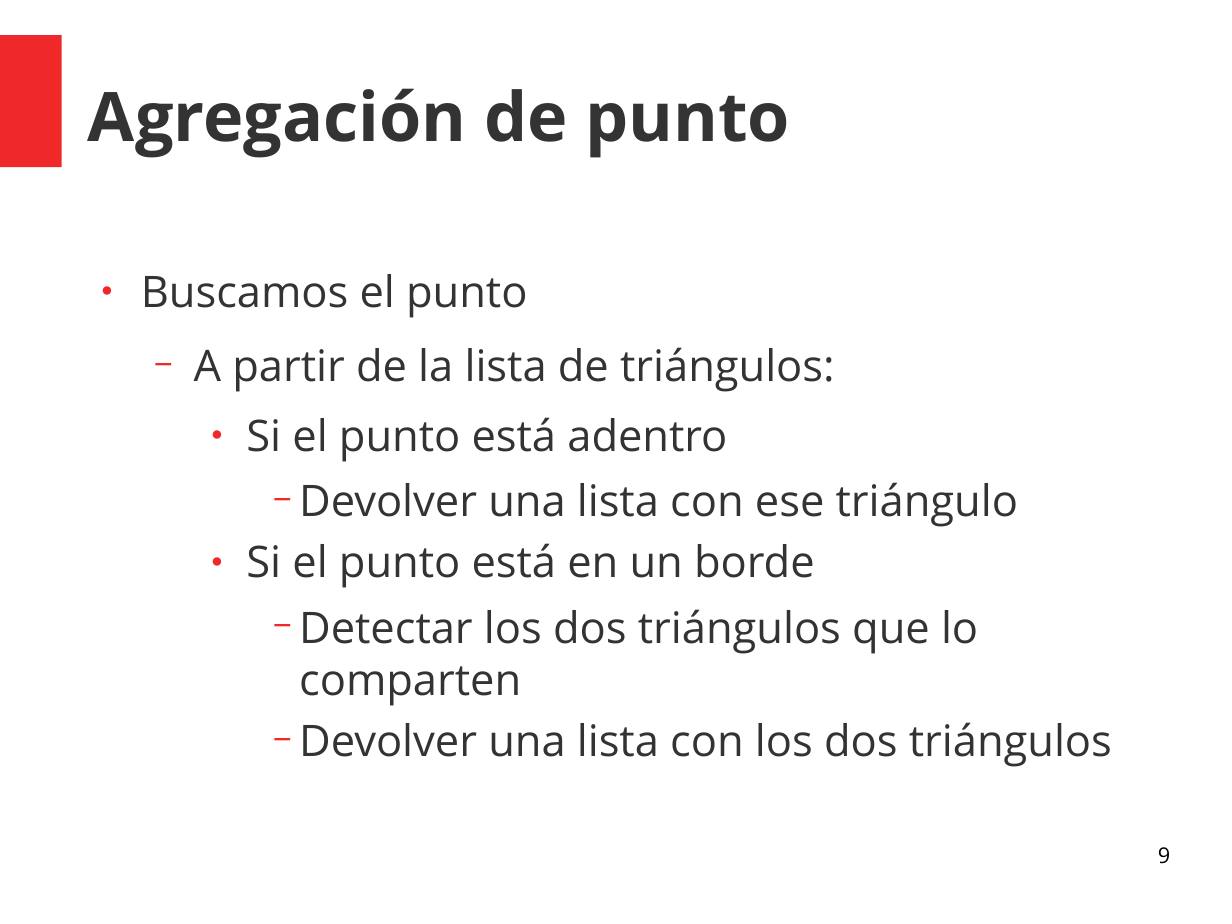
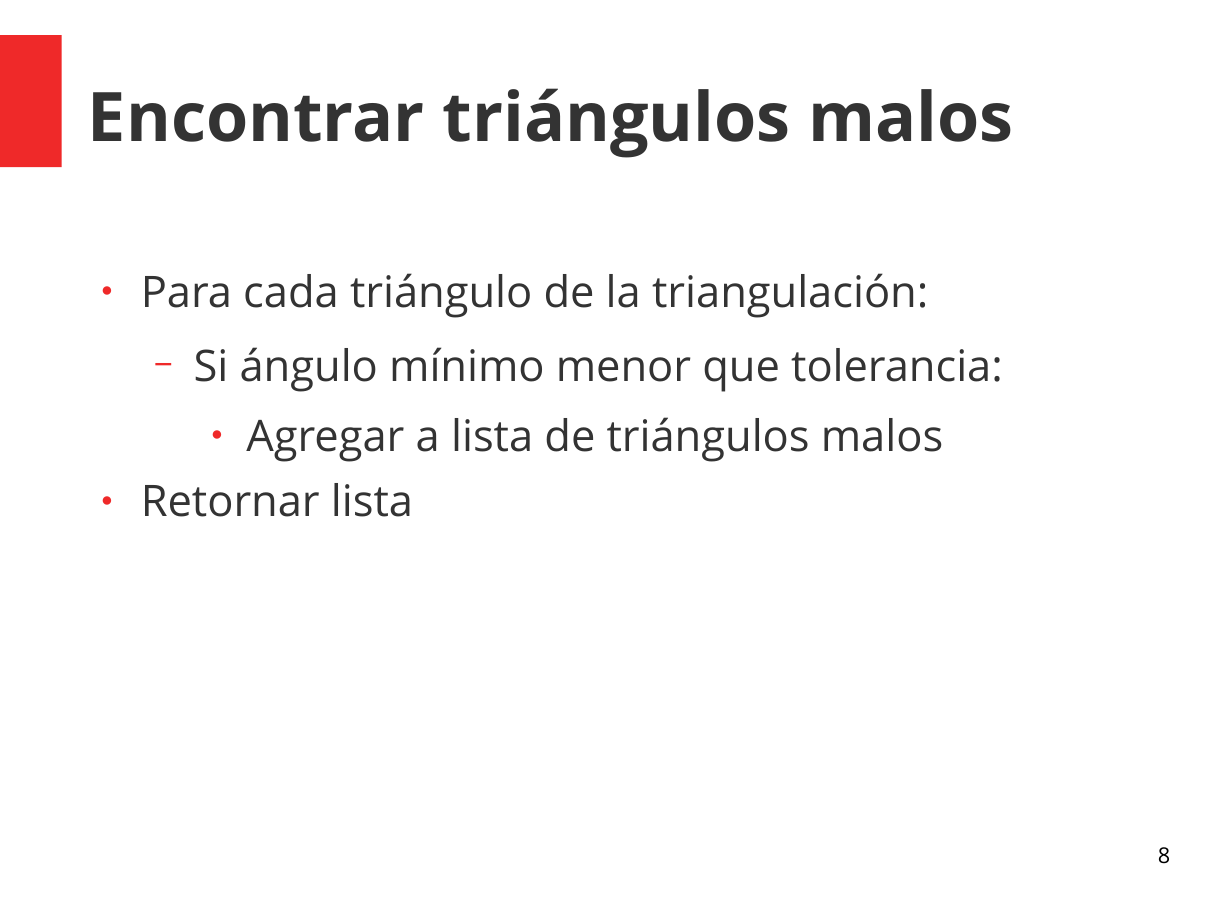
Before and after one commit to KaiLuQiu/LeppDelaunay, a slide deck: slide 8 of Presentación/Presentacion Avance Tarea 2.odp (slide 9 before the commit). Drawn at 1232x924 pixels with LibreOffice and Linux fonts; fonts in the diff are those of the drawing. Boxes give left, top, right and bottom in pixels: in the first picture for what was removed or moved away, otherwise in the second. Text is boxed around its words. In the diff, an @@ line names an element or a change of style, - is before the commit and + after.

```diff
--- a/Presentación/Presentacion Avance Tarea 2.odp
+++ b/Presentación/Presentacion Avance Tarea 2.odp
@@ title at box(88, 88, 1013, 158): text changed @@
-Agregación de punto
+Encontrar triángulos malos
@@ text at box(141, 273, 1003, 517): text changed @@
-● Buscamos el punto
-  − A partir de la lista de triángulos:
-    ● Si el punto está adentro
-      − Devolver una lista con ese triángulo
-    ● Si el punto está en un borde
-      − Detectar los dos triángulos que lo comparten
-      − Devolver una lista con los dos triángulos
+● Para cada triángulo de la triangulación:
+  − Si ángulo mínimo menor que tolerancia:
+    ● Agregar a lista de triángulos malos
+● Retornar lista
@@ page number at box(1158, 847, 1170, 864): text changed @@
-9
+8
```
Also in this commit, not shown: 3 other slides changed, 6 slides added, 16 slides removed, 13 other files.
